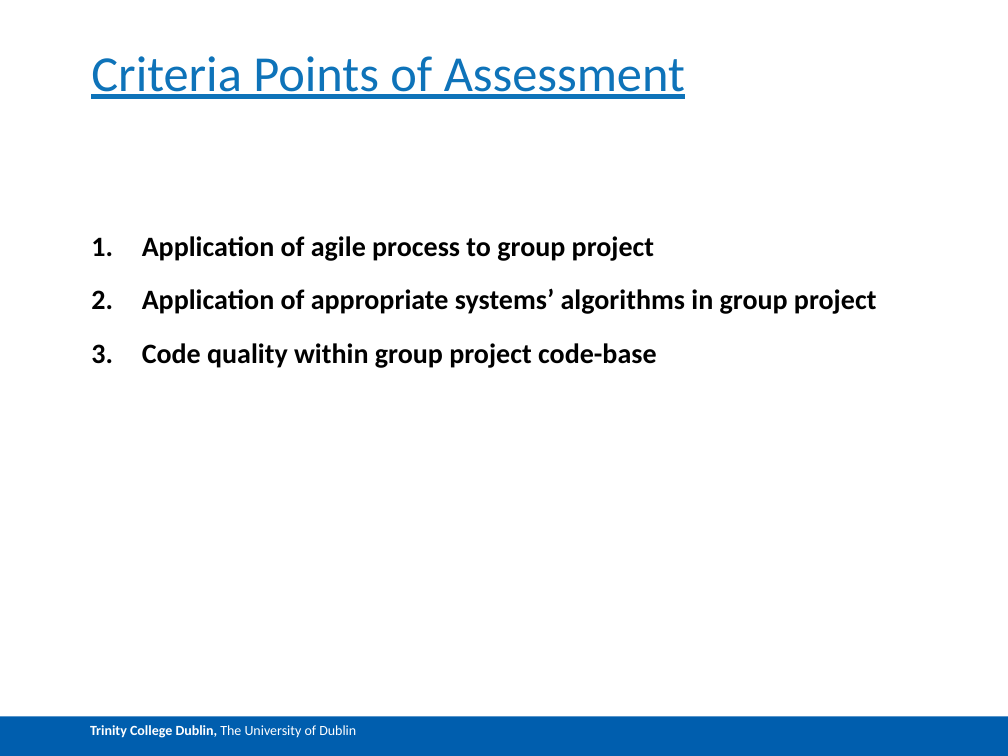
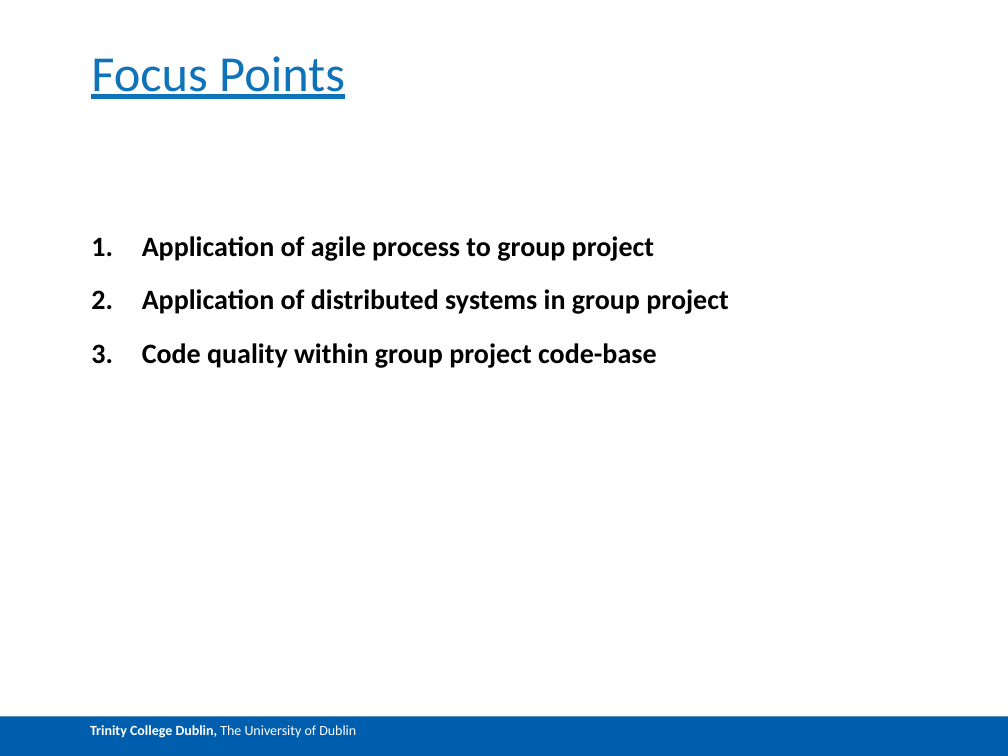
Before and after one commit to ppkkll/LoginPage, a slide deck: slide 2 of Documents/ASE Demo Group 9.pptx. Drawn at 1008x756 pixels with LibreOffice and Linux fonts; fonts in the diff are those of the drawing. Boxes give left, top, right and bottom in pixels: in the first picture for what was removed or moved away, otherwise in the second. Text is boxed around its words. In the diff, an @@ line names an element or a change of style, - is before the commit and + after.

```diff
--- a/Documents/ASE Demo Group 9.pptx
+++ b/Documents/ASE Demo Group 9.pptx
@@ title at box(91, 56, 345, 99): text changed @@
-Criteria Points of Assessment
+Focus Points
@@ text at box(142, 289, 728, 314): text changed @@
-2. Application of appropriate systems’ algorithms in group project
+2. Application of distributed systems in group project
```
Also in this commit, not shown: 8 other slides changed, 2 slides added, 1 slide removed.
